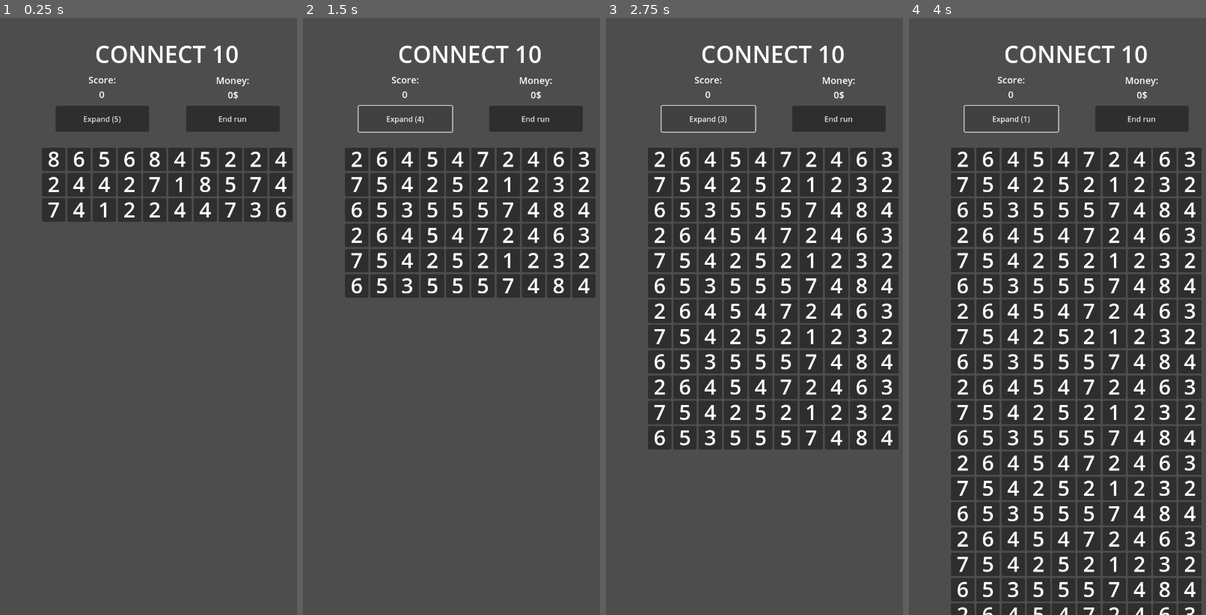
Above: before the commit, frames 1-4 (left to right).
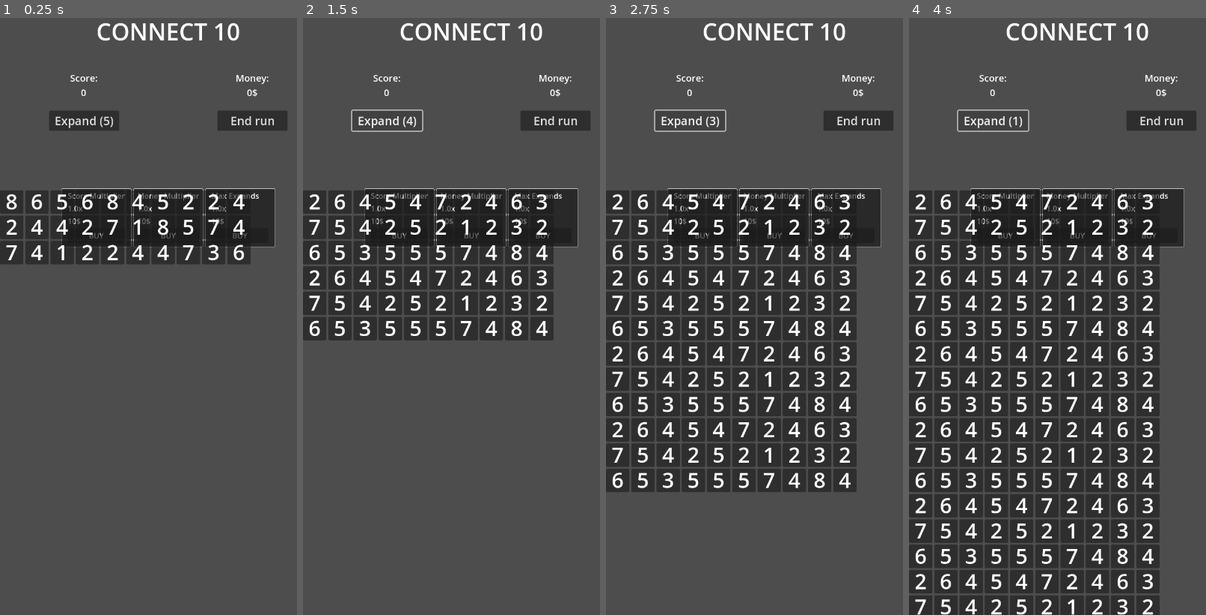
Above: after the commit, the same moments.

Repository: miquelLlorca/connect10
Game: Godot game, scene res://scenes/main.tscn
Same seed, same stepped clock (60 frames per second), same inputs: the game is played once before the commit and once after it.
Inputs:
- Up to frame 1 (0.25 s): no input
- Up to frame 2 (1.5 s): click "End run" at 0.5 s; click "Expand (5)" at 1.25 s
- Up to frame 3 (2.75 s): click "Expand (4)" at 2 s
- Up to frame 4 (4 s): click "Expand (3)" at 2.75 s; click "Expand (2)" at 3.5 s

The runs differ from the first frame. In frame 1, 16% of the frame differs, in the area x 0-99%, y 0-42%; in frame 2, 22%; in frame 3, 35%; in frame 4, 45%, in the area x 0-99%, y 0-100%.

Commit message:
Created shop scene

Diff:
--- a/scenes/main.tscn
+++ b/scenes/main.tscn
@@ -1,7 +1,8 @@
-[gd_scene load_steps=6 format=3 uid="uid://c18n0g4g50i48"]
+[gd_scene load_steps=7 format=3 uid="uid://c18n0g4g50i48"]
 
 [ext_resource type="PackedScene" uid="uid://tbaic4widduy" path="res://scenes/table.tscn" id="1_lgopx"]
 [ext_resource type="Script" path="res://scripts/main.gd" id="1_sm3gm"]
+[ext_resource type="PackedScene" uid="uid://bquswwgor62pj" path="res://scenes/shop.tscn" id="3_uvth1"]
 
 [sub_resource type="LabelSettings" id="LabelSettings_ar11i"]
 line_spacing = 30.0
@@ -18,58 +19,80 @@
 anchors_preset = 0
 script = ExtResource("1_sm3gm")
 
-[node name="Table" parent="." instance=ExtResource("1_lgopx")]
-custom_minimum_size = Vector2(100, 100)
-offset_left = 90.0
-offset_top = 283.0
-offset_right = 588.0
-offset_bottom = 383.0
+[node name="CenterContainer" type="CenterContainer" parent="."]
+custom_minimum_size = Vector2(720, 0)
+layout_mode = 0
+offset_right = 720.0
+offset_bottom = 69.0
 
-[node name="Title" type="Label" parent="."]
-layout_mode = 0
-offset_left = 203.0
-offset_top = 48.0
-offset_right = 510.0
-offset_bottom = 117.0
+[node name="Title" type="Label" parent="CenterContainer"]
+layout_mode = 2
 text = "CONNECT 10"
 label_settings = SubResource("LabelSettings_ar11i")
+horizontal_alignment = 1
 
-[node name="End_Run_Button" type="Button" parent="."]
-custom_minimum_size = Vector2(100, 30)
+[node name="GridContainer" type="GridContainer" parent="."]
+custom_minimum_size = Vector2(720, 0)
 layout_mode = 0
-offset_left = 398.0
-offset_top = 194.0
-offset_right = 598.0
-offset_bottom = 249.0
-text = "End run"
+offset_top = 120.0
+offset_right = 720.0
+offset_bottom = 247.0
+theme_override_constants/h_separation = 0
+theme_override_constants/v_separation = 25
+columns = 2
 
-[node name="Expand_Button" type="Button" parent="."]
-custom_minimum_size = Vector2(100, 30)
-layout_mode = 0
-offset_left = 119.0
-offset_top = 194.0
-offset_right = 319.0
-offset_bottom = 249.0
-text = "Expand (5)"
+[node name="CenterContainer" type="CenterContainer" parent="GridContainer"]
+custom_minimum_size = Vector2(360, 0)
+layout_mode = 2
 
-[node name="Score_Label" type="Label" parent="."]
-layout_mode = 0
-offset_left = 122.0
-offset_top = 124.0
-offset_right = 315.0
-offset_bottom = 193.0
+[node name="Score_Label" type="Label" parent="GridContainer/CenterContainer"]
+layout_mode = 2
 text = "Score:
 12345"
 label_settings = SubResource("LabelSettings_0hjvk")
 horizontal_alignment = 1
 
-[node name="Money_Label" type="Label" parent="."]
-layout_mode = 0
-offset_left = 400.0
-offset_top = 125.0
-offset_right = 597.0
-offset_bottom = 194.0
+[node name="CenterContainer2" type="CenterContainer" parent="GridContainer"]
+custom_minimum_size = Vector2(360, 0)
+layout_mode = 2
+
+[node name="Money_Label" type="Label" parent="GridContainer/CenterContainer2"]
+layout_mode = 2
 text = "Money:
 1234$"
 label_settings = SubResource("LabelSettings_jthx0")
 horizontal_alignment = 1
+
+[node name="CenterContainer3" type="CenterContainer" parent="GridContainer"]
+custom_minimum_size = Vector2(360, 0)
+layout_mode = 2
+
+[node name="Expand_Button" type="Button" parent="GridContainer/CenterContainer3"]
+custom_minimum_size = Vector2(150, 30)
+layout_mode = 2
+theme_override_font_sizes/font_size = 25
+text = "Expand (5)"
+
+[node name="CenterContainer4" type="CenterContainer" parent="GridContainer"]
+custom_minimum_size = Vector2(360, 0)
+layout_mode = 2
+
+[node name="End_Run_Button" type="Button" parent="GridContainer/CenterContainer4"]
+custom_minimum_size = Vector2(150, 0)
+layout_mode = 2
+theme_override_font_sizes/font_size = 25
+text = "End run"
+
+[node name="Main_V" type="VBoxContainer" parent="."]
+custom_minimum_size = Vector2(720, 0)
+layout_mode = 0
+offset_top = 370.0
+offset_right = 720.0
+offset_bottom = 482.0
+
+[node name="Shop" parent="Main_V" instance=ExtResource("3_uvth1")]
+layout_mode = 2
+
+[node name="Table" parent="Main_V" instance=ExtResource("1_lgopx")]
+custom_minimum_size = Vector2(100, 100)
+layout_mode = 2
--- /dev/null
+++ b/scenes/shop.tscn
@@ -0,0 +1,107 @@
+[gd_scene load_steps=2 format=3 uid="uid://bquswwgor62pj"]
+
+[sub_resource type="StyleBoxFlat" id="StyleBoxFlat_u5vc3"]
+bg_color = Color(0.162066, 0.162066, 0.162065, 1)
+border_width_left = 1
+border_width_top = 1
+border_width_right = 1
+border_width_bottom = 1
+corner_radius_top_left = 2
+corner_radius_top_right = 2
+corner_radius_bottom_right = 2
+corner_radius_bottom_left = 2
+
+[node name="Shop" type="Control"]
+layout_mode = 3
+anchors_preset = 0
+
+[node name="HBoxContainer" type="HBoxContainer" parent="."]
+custom_minimum_size = Vector2(720, 0)
+layout_mode = 0
+offset_right = 40.0
+offset_bottom = 40.0
+alignment = 1
+
+[node name="Score" type="Panel" parent="HBoxContainer"]
+custom_minimum_size = Vector2(150, 125)
+layout_mode = 2
+theme_override_styles/panel = SubResource("StyleBoxFlat_u5vc3")
+
+[node name="VBoxContainer" type="VBoxContainer" parent="HBoxContainer/Score"]
+layout_mode = 0
+offset_left = 14.0
+offset_top = 4.0
+offset_right = 136.0
+offset_bottom = 116.0
+
+[node name="Title" type="Label" parent="HBoxContainer/Score/VBoxContainer"]
+layout_mode = 2
+text = "Score Multiplier"
+
+[node name="Descr" type="Label" parent="HBoxContainer/Score/VBoxContainer"]
+layout_mode = 2
+text = "1.0x"
+
+[node name="Price" type="Label" parent="HBoxContainer/Score/VBoxContainer"]
+layout_mode = 2
+text = "10$"
+
+[node name="Button" type="Button" parent="HBoxContainer/Score/VBoxContainer"]
+layout_mode = 2
+text = "BUY"
+
+[node name="Money" type="Panel" parent="HBoxContainer"]
+custom_minimum_size = Vector2(150, 125)
+layout_mode = 2
+theme_override_styles/panel = SubResource("StyleBoxFlat_u5vc3")
+
+[node name="VBoxContainer" type="VBoxContainer" parent="HBoxContainer/Money"]
+layout_mode = 0
+offset_left = 9.0
+offset_top = 4.0
+offset_right = 141.0
+offset_bottom = 116.0
+
+[node name="Title" type="Label" parent="HBoxContainer/Money/VBoxContainer"]
+layout_mode = 2
+text = "Money Multiplier"
+
+[node name="Descr" type="Label" parent="HBoxContainer/Money/VBoxContainer"]
+layout_mode = 2
+text = "1.0x"
+
+[node name="Price" type="Label" parent="HBoxContainer/Money/VBoxContainer"]
+layout_mode = 2
+text = "10$"
+
+[node name="Button" type="Button" parent="HBoxContainer/Money/VBoxContainer"]
+layout_mode = 2
+text = "BUY"
+
+[node name="Expands" type="Panel" parent="HBoxContainer"]
+custom_minimum_size = Vector2(150, 125)
+layout_mode = 2
+theme_override_styles/panel = SubResource("StyleBoxFlat_u5vc3")
+
+[node name="VBoxContainer" type="VBoxContainer" parent="HBoxContainer/Expands"]
+layout_mode = 0
+offset_left = 13.0
+offset_top = 4.0
+offset_right = 135.0
+offset_bottom = 116.0
+
+[node name="Title" type="Label" parent="HBoxContainer/Expands/VBoxContainer"]
+layout_mode = 2
+text = "Max Expands"
+
+[node name="Descr" type="Label" parent="HBoxContainer/Expands/VBoxContainer"]
+layout_mode = 2
+text = "1.0x"
+
+[node name="Price" type="Label" parent="HBoxContainer/Expands/VBoxContainer"]
+layout_mode = 2
+text = "10$"
+
+[node name="Button" type="Button" parent="HBoxContainer/Expands/VBoxContainer"]
+layout_mode = 2
+text = "BUY"
--- a/scenes/table.tscn
+++ b/scenes/table.tscn
@@ -4,6 +4,7 @@
 [ext_resource type="Script" path="res://scripts/table_grid.gd" id="2_rhmw8"]
 
 [node name="Table" type="Control"]
+custom_minimum_size = Vector2(720, 0)
 layout_mode = 3
 anchors_preset = 0
 offset_right = 40.0
@@ -11,6 +12,7 @@
 script = ExtResource("1_ucl1s")
 
 [node name="GridContainer" type="GridContainer" parent="."]
+custom_minimum_size = Vector2(720, 0)
 layout_mode = 0
 offset_right = 40.0
 offset_bottom = 40.0
--- a/scripts/main.gd
+++ b/scripts/main.gd
@@ -4,11 +4,12 @@
 var expands_available = MAX_EXPANDS
 var score = 0
 var money_available = 0
-@onready var table = $Table
-@onready var expand_button = $Expand_Button
-@onready var end_run_button = $End_Run_Button
-@onready var money_label = $Money_Label
-@onready var score_label = $Score_Label
+@onready var table = $Main_V/Table
+@onready var shop = $Main_V/Shop
+@onready var score_label = $GridContainer/CenterContainer/Score_Label
+@onready var money_label = $GridContainer/CenterContainer2/Money_Label
+@onready var expand_button = $GridContainer/CenterContainer3/Expand_Button
+@onready var end_run_button = $GridContainer/CenterContainer4/End_Run_Button
 
 
 func update_score(points):
--- a/scripts/table.gd
+++ b/scripts/table.gd
@@ -52,7 +52,8 @@
 
 # Called when the node enters the scene tree for the first time.
 func _ready() -> void:
-	main = get_parent()
+	main = get_tree().root.get_node("Main")
+
 
 
 # Called every frame. 'delta' is the elapsed time since the previous frame.
--- a/scripts/table_grid.gd
+++ b/scripts/table_grid.gd
@@ -190,7 +190,8 @@
 
 # Called when the node enters the scene tree for the first time.
 func _ready() -> void:
-	main = get_parent().get_parent()
+	main = get_tree().root.get_node("Main")
+	print(main)
 
 
 # Called every frame. 'delta' is the elapsed time since the previous frame.
Not shown, changed: tasks.todo
